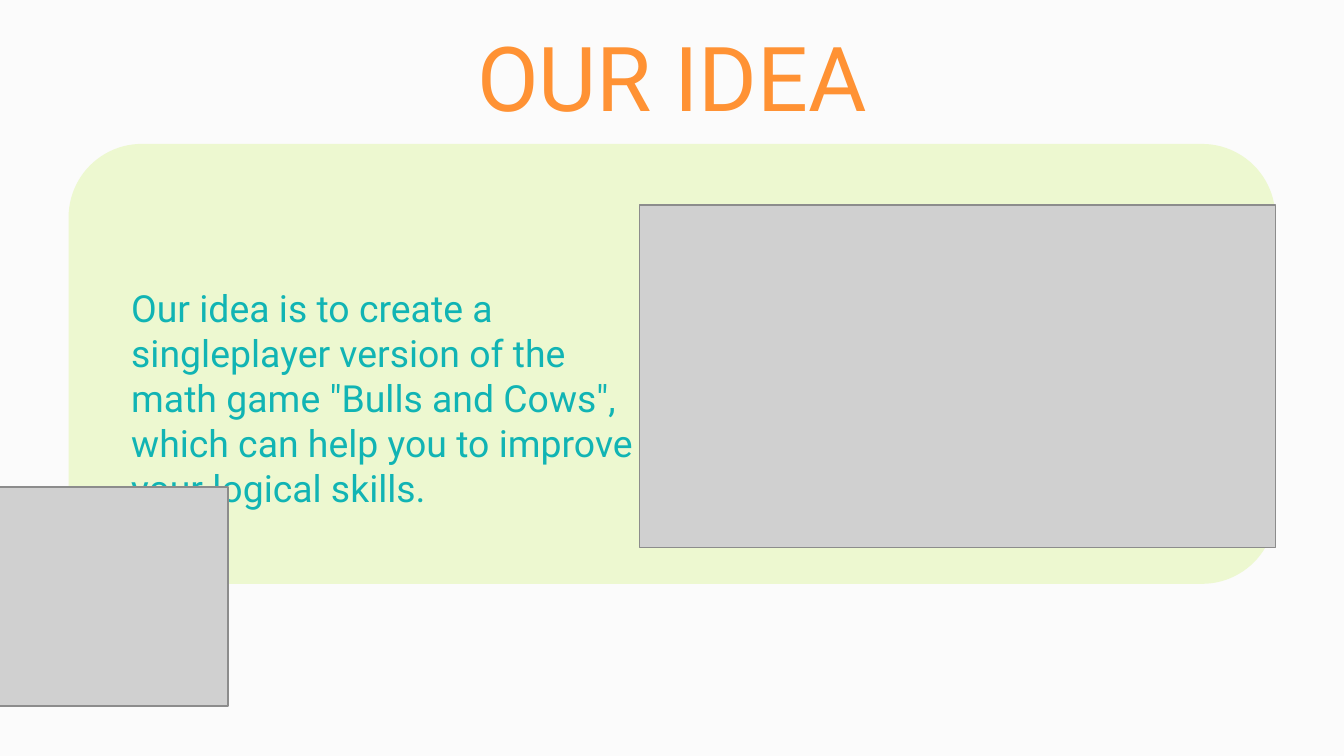
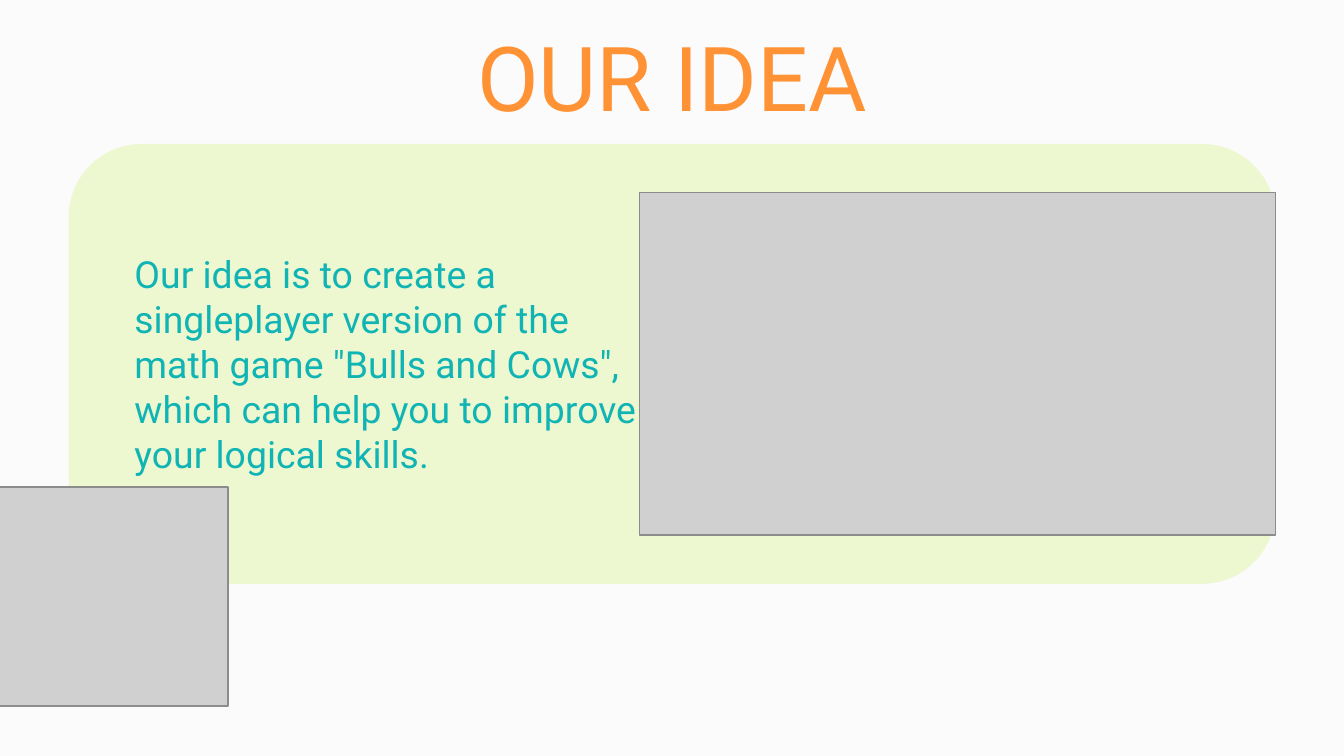
Before and after one commit to INNedkova21/cowsers, a slide deck: slide 3 of documents/Presentation.pptx (slide 2 before the commit). Drawn at 1344x756 pixels with LibreOffice and Linux fonts; fonts in the diff are those of the drawing; grey boxes stand for pictures; background and template pictures are left out. Boxes give left, top, right and bottom in pixels: in the first picture for what was removed or moved away, otherwise in the second. Text is boxed around its words. In the diff, an @@ line names an element or a change of style, - is before the commit and + after.

```diff
--- a/documents/Presentation.pptx
+++ b/documents/Presentation.pptx
@@ picture: place and size @@
-picture at [640, 204, 1275, 547]
+picture at [640, 192, 1275, 535]
@@ text "Our idea is to create ...": place and size @@
-text "Our idea is to create ..." at [131, 294, 633, 511]
+text "Our idea is to create ..." at [134, 260, 636, 476]
```
Also in this commit, not shown: 1 other slide changed.
